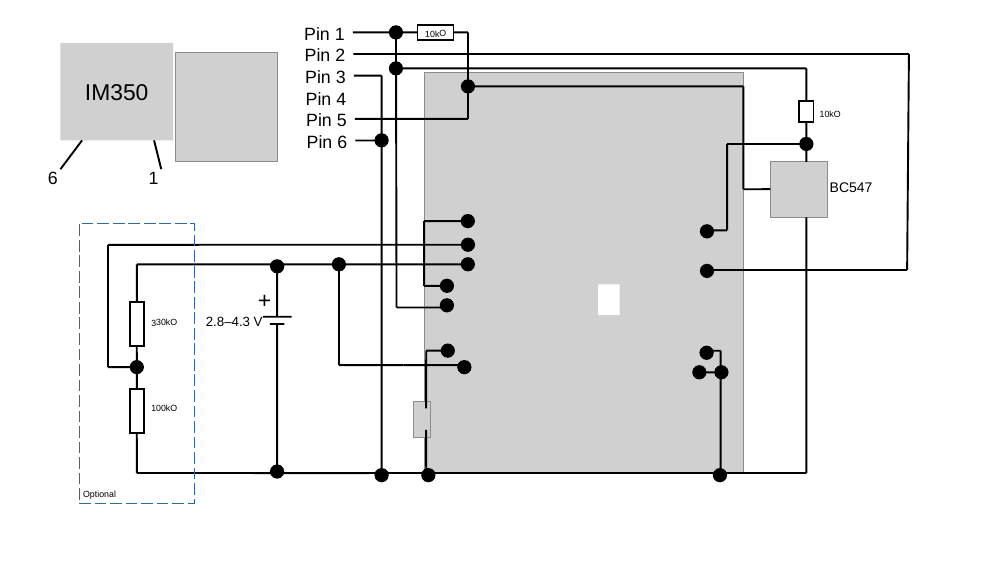
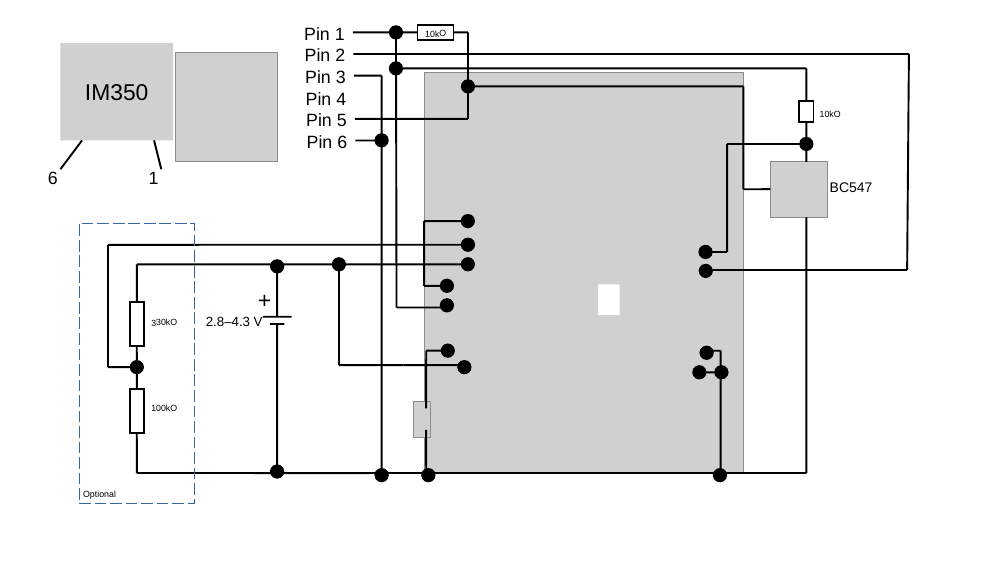
Before and after one commit to Noschvie/shrdzm, a slide deck: slide 31 of hardware/Wiring.odp. Drawn at 1008x567 pixels with LibreOffice and Linux fonts; fonts in the diff are those of the drawing; grey boxes stand for pictures. Boxes give left, top, right and bottom in pixels: in the first picture for what was removed or moved away, otherwise in the second. Text is boxed around its words. In the diff, an @@ line names an element or a change of style, - is before the commit and + after.

```diff
--- a/hardware/Wiring.odp
+++ b/hardware/Wiring.odp
@@ line moved from (727, 144) - (727, 231) to (727, 144) - (727, 252) @@
@@ ellipse: place and size @@
-ellipse at (700,224,714,239)
+ellipse at (699,245,713,260)
@@ line moved from (706, 231) - (727, 231) to (706, 252) - (727, 252) @@
```
Also in this commit, not shown: 1 other file.
